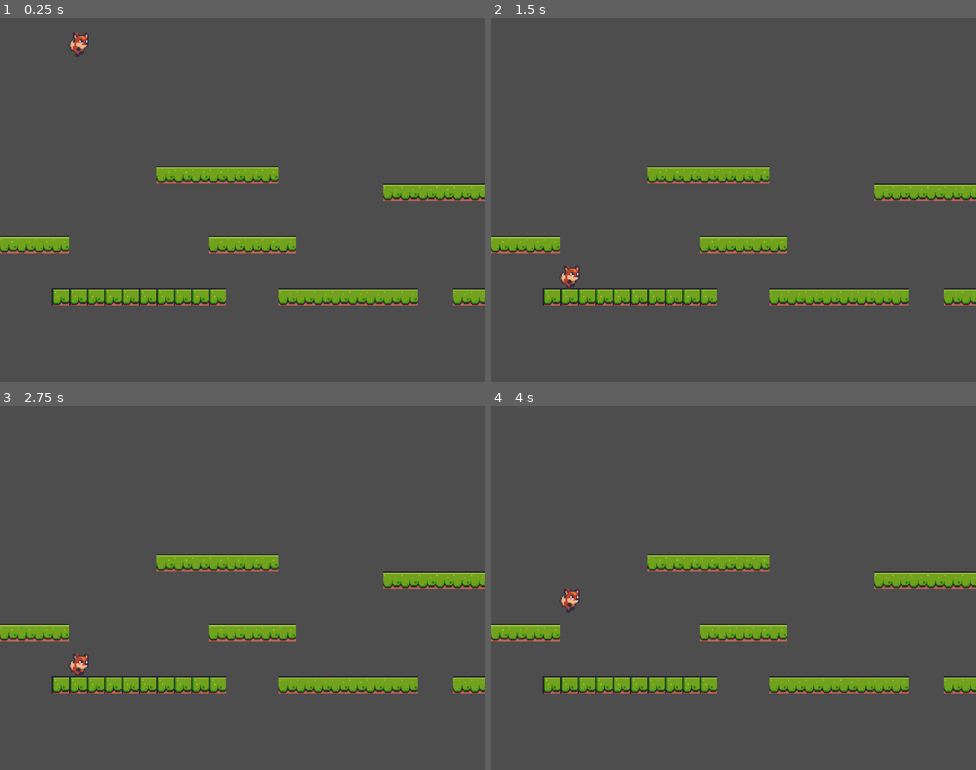
Above: before the commit, frames 1-4 (two rows, left to right).
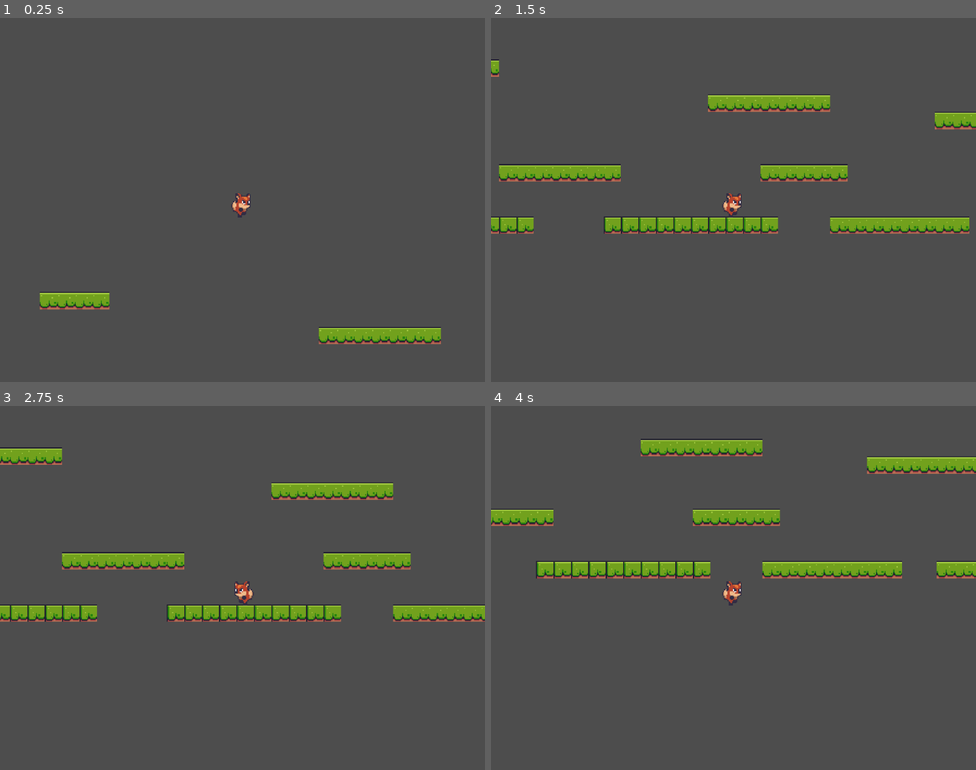
Above: after the commit, the same moments.

Repository: filipeAugusto99/Foxy-Antics
Game: Godot game, scene res://Scenes/LevelBase/LevelBase.tscn
Same seed, same stepped clock (60 frames per second), same inputs: the game is played once before the commit and once after it.
Inputs:
- Up to frame 1 (0.25 s): no input
- Up to frame 2 (1.5 s): hold D (right) from 0.53 s (still down); tap Space (jump) at 0.6, 0.77, 1.07, 1.35 s
- Up to frame 3 (2.75 s): tap Space (jump) at 1.52, 1.82, 2.1 s; release D (right) at 2.03 s; hold A (left) from 2.03 s (still down)
- Up to frame 4 (4 s): release A (left) at 2.78 s; hold D (right) from 2.78 s (still down); tap Space (jump) at 2.85, 3.02, 3.32, 3.6, 3.77 s

The runs differ from the first frame. In frame 1, 8.7% of the frame differs, in the area x 0-100%, y 4-90%; in frame 2, 15%, in the area x 0-100%, y 11-79%; in frame 3, 15%; in frame 4, 14%.

Commit message:
Player Moviment

Diff:
--- a/Scenes/LevelBase/LevelBase.tscn
+++ b/Scenes/LevelBase/LevelBase.tscn
@@ -241,7 +241,3 @@
 
 [node name="Player" parent="." instance=ExtResource("2_bgw71")]
 position = Vector2(298, 427)
-
-[node name="Camera2D" type="Camera2D" parent="."]
-position = Vector2(447, 607)
-zoom = Vector2(2.3, 2.3)
--- a/Scenes/Player/Player.tscn
+++ b/Scenes/Player/Player.tscn
@@ -1,7 +1,8 @@
-[gd_scene load_steps=4 format=3 uid="uid://bcpcmnp45mu6b"]
+[gd_scene load_steps=5 format=3 uid="uid://bcpcmnp45mu6b"]
 
 [ext_resource type="Script" uid="uid://campb0t1lmepe" path="res://Scenes/Player/player.gd" id="1_ft8w5"]
 [ext_resource type="Texture2D" uid="uid://bmspqidpomx3g" path="res://assets/player/player.png" id="1_s0eop"]
+[ext_resource type="PackedScene" uid="uid://ca0lvct8epti7" path="res://Scenes/PlayerCam/PlayerCam.tscn" id="3_h54ih"]
 
 [sub_resource type="CapsuleShape2D" id="CapsuleShape2D_s0eop"]
 radius = 6.0
@@ -18,3 +19,5 @@
 [node name="CollisionShape2D" type="CollisionShape2D" parent="."]
 position = Vector2(0, 5)
 shape = SubResource("CapsuleShape2D_s0eop")
+
+[node name="PlayerCam" parent="." instance=ExtResource("3_h54ih")]
--- a/Scenes/Player/player.gd
+++ b/Scenes/Player/player.gd
@@ -1,4 +1,14 @@
 extends CharacterBody2D
+
+
+class_name Player
+
+
+@onready var sprite_2d: Sprite2D = $Sprite2D
+
+
+const JUMP_SPEED: float = -310.0
+const RUN_SPEED: float = 100.0
 
 
 var _gravity: float = ProjectSettings.get('physics/2d/default_gravity')
@@ -13,10 +23,20 @@
 
 	move_and_slide()
 
-	if is_on_floor():
+	if is_on_floor() and Input.is_action_just_pressed('jump') == true:
 		jump(delta)
+
+	run()
 
 
 func jump(delta: float) -> void:
 	if Input.is_action_just_pressed('jump') == true:
-			velocity.y = -350.0
+			velocity.y = JUMP_SPEED
+
+
+func run() -> void:
+	var movement = Input.get_axis('left', 'right')
+	velocity.x = RUN_SPEED * movement
+
+	if is_equal_approx(velocity.x, 0.0) == false:
+		sprite_2d.flip_h = velocity.x < 0
--- /dev/null
+++ b/Scenes/PlayerCam/PlayerCam.tscn
@@ -0,0 +1,4 @@
+[gd_scene format=3 uid="uid://ca0lvct8epti7"]
+
+[node name="PlayerCam" type="Camera2D"]
+zoom = Vector2(2.3, 2.3)
